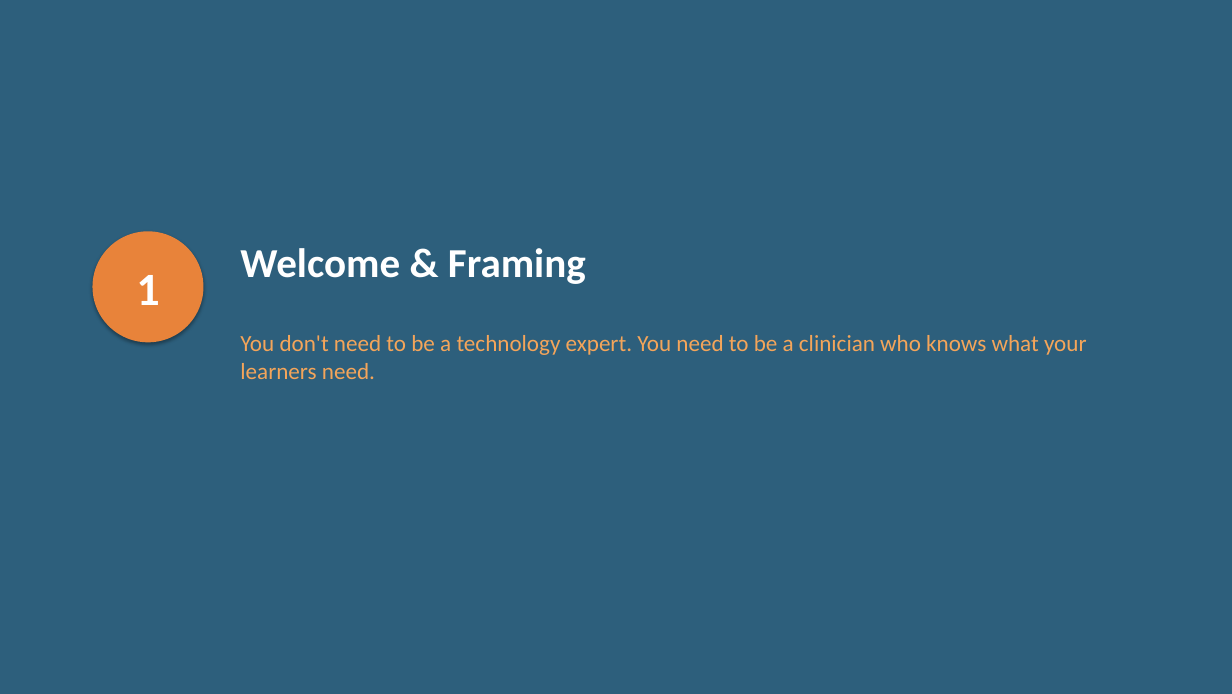
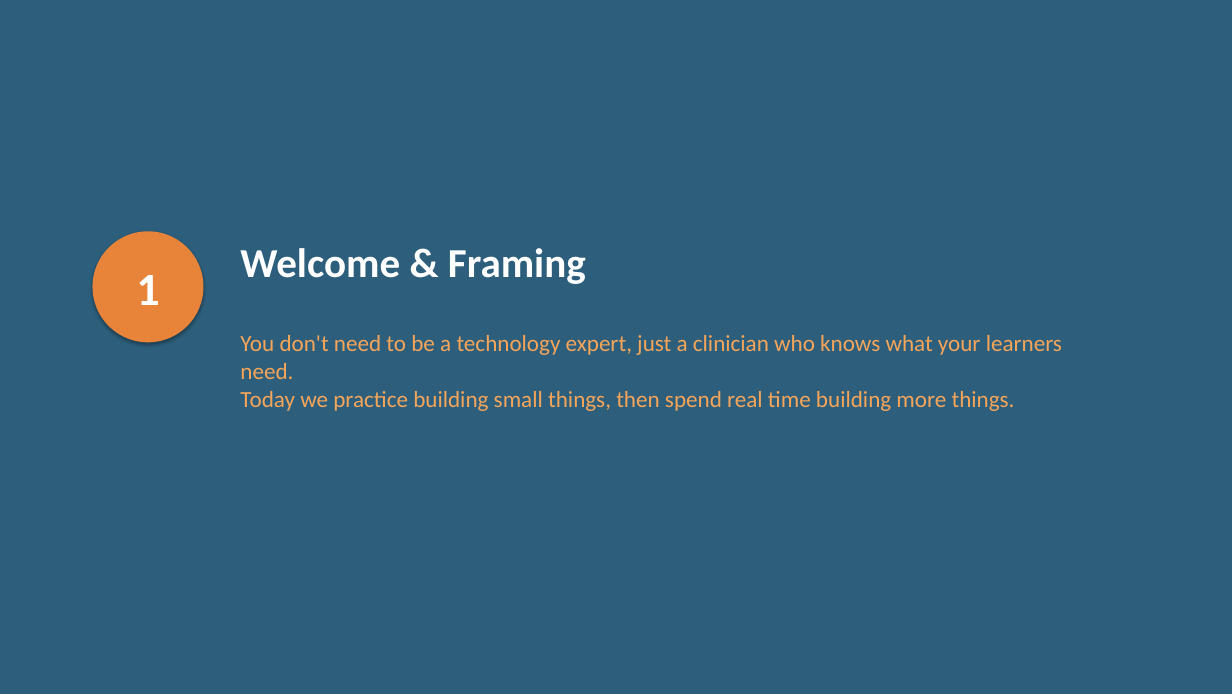
Before and after one commit to diana-brewer/digital-learning-unlocked, a slide deck: slide 2 of Digital Learning Unlocked - Slide Deck.pptx. Drawn at 1232x694 pixels with LibreOffice and Linux fonts; fonts in the diff are those of the drawing. Boxes give left, top, right and bottom in pixels: in the first picture for what was removed or moved away, otherwise in the second. Text is boxed around its words. In the diff, an @@ line names an element or a change of style, - is before the commit and + after.

```diff
--- a/Digital Learning Unlocked - Slide Deck.pptx
+++ b/Digital Learning Unlocked - Slide Deck.pptx
@@ text at [240,335,1062,411]: text changed @@
-You don't need to be a technology expert. You need to be a clinician who knows what your learners need.
+You don't need to be a technology expert, just a clinician who knows what your learners need.
+Today we practice building small things, then spend real time building more things.
```
Also in this commit, not shown: 6 other slides changed, 2 slides added, 3 slides removed, 3 other files.
